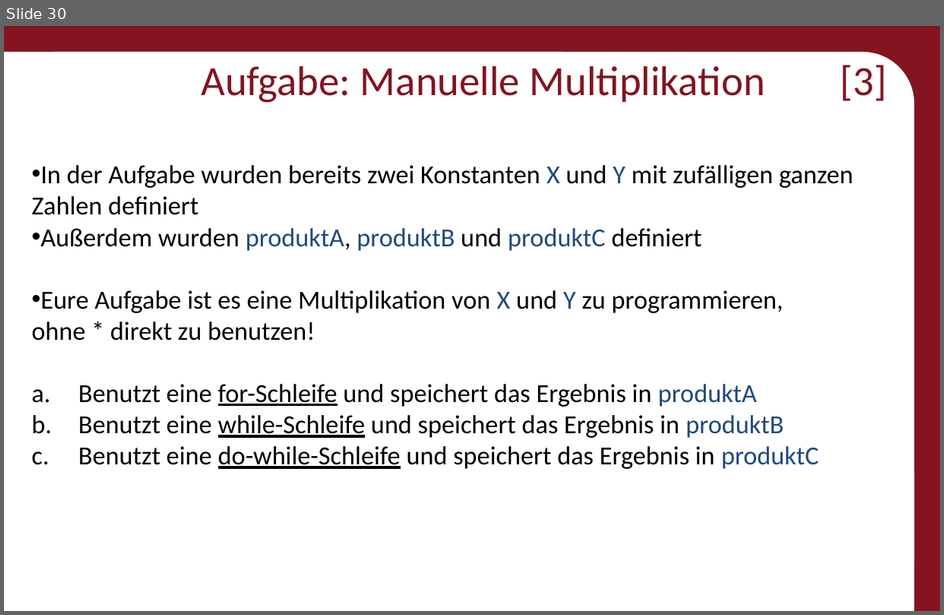
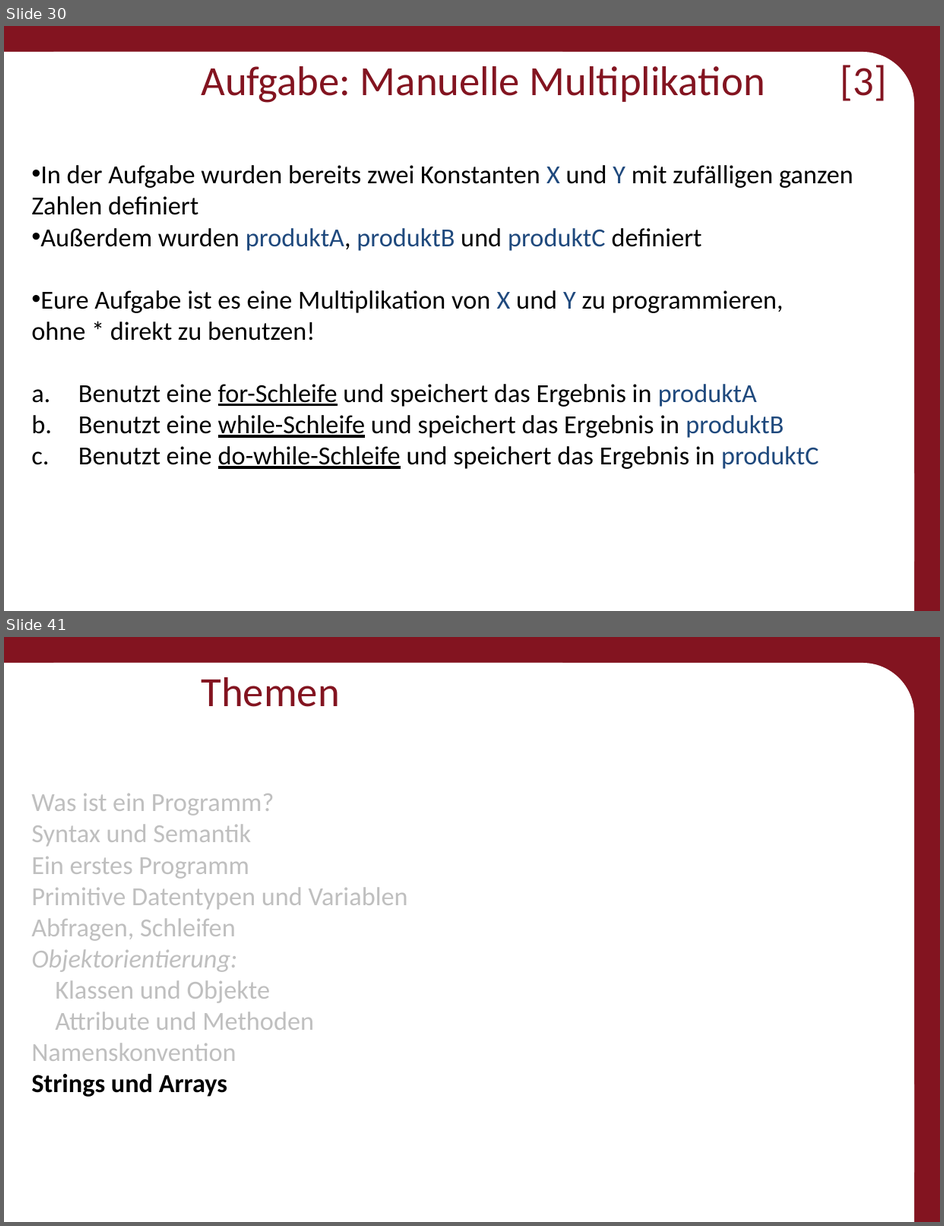
Before and after one commit to Roboscope/java-with-nao, a slide deck: Präsentationen/Anfänger - Java mit NAO.pptx. Shown one above the other, each under a label of ours: slide 30 before the commit, slides 30 and 41 after it; the slides between them are not shown. The pictures are 944x615 and 944x1226 pixels, drawn with LibreOffice and Linux fonts; fonts in the diff are those of the drawing; background and template pictures are left out. Boxes give left, top, right and bottom in pixels: in the first picture for what was removed or moved away, otherwise in the second. Text is boxed around its words. In the diff, an @@ line names an element or a change of style, - is before the commit and + after.

Commit message:
Almost done mit dem Anfängerzeug. Fehlen nur noch die Aufgaben zu: Objektorientierung, Strings und Arrays, und die große Projektaufgabe am Ende

```diff
--- a/Präsentationen/Anfänger - Java mit NAO.pptx
+++ b/Präsentationen/Anfänger - Java mit NAO.pptx
@@ slide 41 added at (4,637,940,1222), background #831420; not listed: 3 template elements that a slide beside it also shows @@
@@ title added at (201,677,339,707), 32 pt, text #831420 @@
+Themen
@@ text added at (31,794,408,1097), 20 pt, text #BFBFBF @@
+Was ist ein Programm?
+Syntax und Semantik
+Ein erstes Programm
+Primitive Datentypen und Variablen
+Abfragen, Schleifen
+Objektorientierung:
+Klassen und Objekte
+Attribute und Methoden
+Namenskonvention
+Strings und Arrays
```
Also in this commit, not shown: 20 other slides added, 25 other files.
